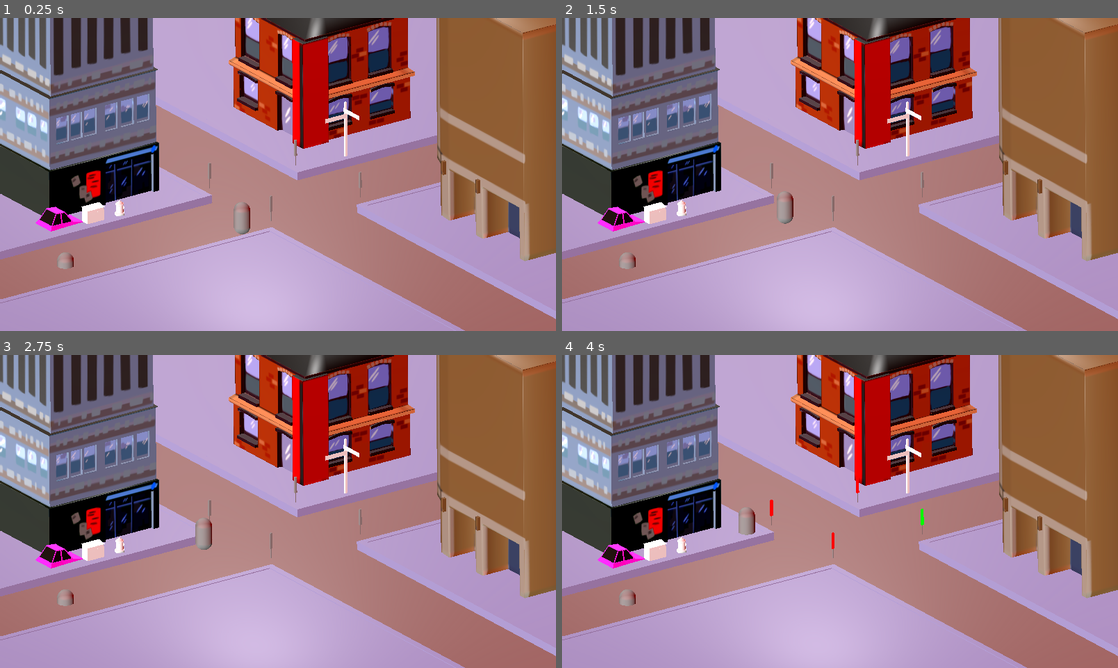
Above: before the commit, frames 1-4 (two rows, left to right).
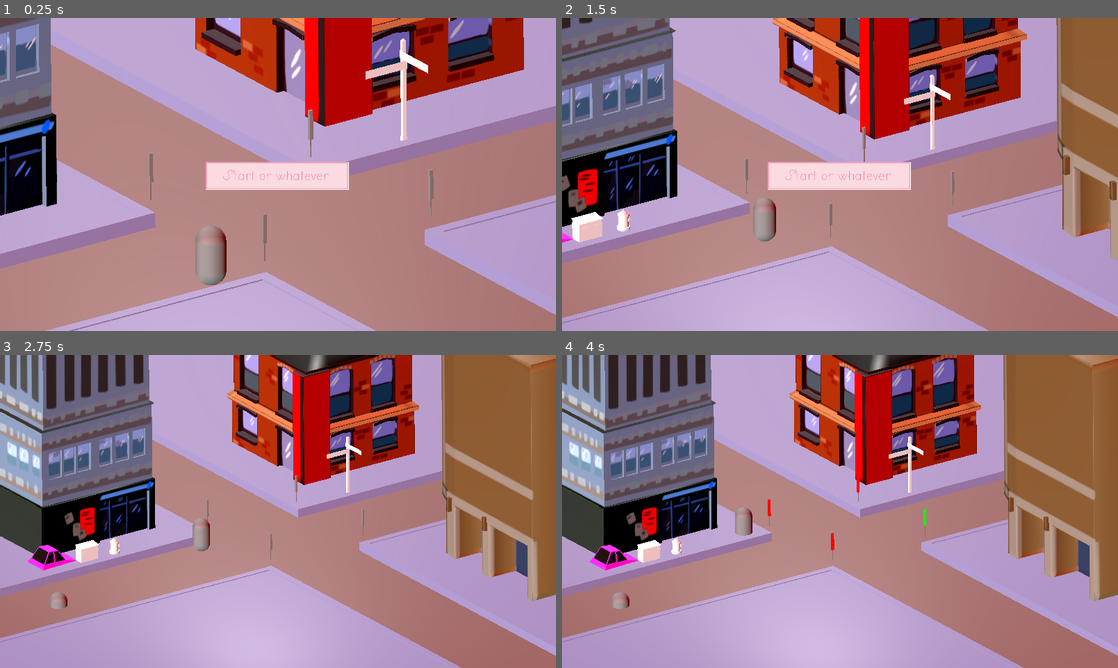
Above: after the commit, the same moments.

Repository: caizoryan/gamejam001
Game: Godot game, scene res://test_scene.tscn
Same seed, same stepped clock (60 frames per second), same inputs: the game is played once before the commit and once after it.
Inputs (mouse positions are in pixels of both pictures, inside the frame that each line leads up to):
- Up to frame 1 (0.25 s): no input
- Up to frame 2 (1.5 s): click (840, 174) at 0.52 s; tap Enter at 1.25 s; move the mouse to (962, 158) at 1.27 s; hold Right (key_right) from 1.28 s (still down); tap E at 1.35 s
- Up to frame 3 (2.75 s): move the mouse to (166, 527) at 2.02 s; release Right (key_right) at 2.03 s; hold Down (key_down) from 2.03 s (still down); click (166, 527) at 2.1 s; tap E at 2.3 s
- Up to frame 4 (4 s): move the mouse to (895, 442) at 2.77 s; release Down (key_down) at 2.78 s; hold Right (key_right) 2.78-3.53 s; tap E at 2.85, 3.8 s; move the mouse to (812, 574) at 3.52 s; hold Up (key_up) from 3.53 s (still down); tap 1 at 3.6 s

The runs differ from the first frame. In frame 1, 63% of the frame differs, in the area x 0-100%, y 0-100%; in frame 2, 47%; in frame 3, 19%; in frame 4, 19%.
Error before the commit: Cannot call method 'get_child' on a null value. (res://spawner.gd:42)

Commit message:
illustrator fuckin sucks

Diff:
--- a/car_properties.gd
+++ b/car_properties.gd
@@ -2,3 +2,13 @@
 class_name Car
 @export var speed: float = 5.0
 @export var patience: float = 1.0
+@export var horn: AudioStreamPlayer3D
+
+func play_audio():
+	horn.play()
+
+func _input(event: InputEvent) -> void:
+	if event is InputEventKey and event.is_released():
+		match event.keycode:
+			KEY_E:
+				play_audio()
--- a/pink_car.tscn
+++ b/pink_car.tscn
@@ -1,13 +1,18 @@
-[gd_scene load_steps=4 format=3 uid="uid://dy0ywsrfkq6bc"]
+[gd_scene load_steps=5 format=3 uid="uid://dy0ywsrfkq6bc"]
 
 [ext_resource type="Script" uid="uid://jy2tmm5wuvwm" path="res://car_properties.gd" id="1_ebywg"]
 [ext_resource type="PackedScene" uid="uid://cypjqtxwof0fw" path="res://assets/car_pink.glb" id="2_0p4vj"]
+[ext_resource type="AudioStream" uid="uid://csbep6n8ukw77" path="res://horn.mp3" id="2_7gadl"]
 
 [sub_resource type="BoxShape3D" id="BoxShape3D_7822p"]
 size = Vector3(1.36035, 1, 2.51997)
 
-[node name="Car" type="CharacterBody3D"]
+[node name="Car" type="CharacterBody3D" node_paths=PackedStringArray("horn")]
 script = ExtResource("1_ebywg")
+horn = NodePath("horn")
+
+[node name="horn" type="AudioStreamPlayer3D" parent="."]
+stream = ExtResource("2_7gadl")
 
 [node name="CollisionShape3D" type="CollisionShape3D" parent="."]
 transform = Transform3D(1, 0, 0, 0, 1, 0, 0, 0, 1, 0.0379429, 0.6035, -0.237667)
--- /dev/null
+++ b/start.gd
@@ -0,0 +1,25 @@
+extends Control
+
+@export var start_button : TextureButton
+@export var camera : Camera3D
+
+var pressed: bool = false
+
+func _ready():
+	start_button.pressed.connect(_on_press)
+
+func lerp(start: float, stop: float , amt: float) -> float:
+	return amt * (stop - start) + start
+
+func _process(delta: float) -> void:
+	if pressed:
+		camera.size += delta * 4.
+		if(camera.size > 18): done( )
+
+func done():
+	pressed = false
+	self.visible = false
+
+func _on_press():
+	print("pressed")
+	pressed = true
--- a/test_scene.tscn
+++ b/test_scene.tscn
@@ -8,7 +8,9 @@
 [ext_resource type="Script" uid="uid://c4os3vhaeqgol" path="res://pedestrian_follow.gd" id="7_buypi"]
 [ext_resource type="PackedScene" uid="uid://cktr3xk3eikwy" path="res://pedestrian.tscn" id="8_buypi"]
 [ext_resource type="PackedScene" uid="uid://dwrl5vgowu4sk" path="res://assets/testscene02.glb" id="8_njel3"]
+[ext_resource type="Script" uid="uid://cwyp1qopy50w4" path="res://start.gd" id="8_vr1i5"]
 [ext_resource type="Texture2D" uid="uid://dgs6i11kpxa5d" path="res://assets/testscene01_RGB.png" id="9_njel3"]
+[ext_resource type="Texture2D" uid="uid://buuchvchgrx2o" path="res://assets/buttons/start.png" id="9_rpuu0"]
 
 [sub_resource type="PlaneMesh" id="PlaneMesh_coq8p"]
 
@@ -50,7 +52,7 @@
 [node name="Camera" type="Camera3D" parent="."]
 transform = Transform3D(0.569906, -0.305161, 0.762944, -0.00635496, 0.926819, 0.375454, -0.821685, -0.218823, 0.526261, 23.5276, 13.923, 16.5398)
 projection = 1
-size = 18.589
+size = 10.0
 near = 1.927
 far = 869.15
 
@@ -92,8 +94,10 @@
 directional_shadow_split_1 = 0.223
 
 [node name="HorizontalRoad" parent="." instance=ExtResource("4_coq8p")]
+script = null
 
 [node name="VerticalRoad" parent="." instance=ExtResource("4_coq8p")]
+script = null
 
 [node name="Car" parent="." instance=ExtResource("1_ia1lp")]
 transform = Transform3D(1, 0, 0, 0, 1, 0, 0, 0, 1, -4.77724, 0, 13.0851)
@@ -130,6 +134,23 @@
 text = "YOU WON!"
 label_settings = SubResource("LabelSettings_buypi")
 
+[node name="start" type="Control" parent="." node_paths=PackedStringArray("start_button", "camera")]
+layout_mode = 3
+anchors_preset = 0
+offset_right = 40.0
+offset_bottom = 40.0
+script = ExtResource("8_vr1i5")
+start_button = NodePath("TextureButton")
+camera = NodePath("../Camera")
+
+[node name="TextureButton" type="TextureButton" parent="start"]
+layout_mode = 0
+offset_left = 708.0
+offset_top = 495.0
+offset_right = 1203.0
+offset_bottom = 591.0
+texture_normal = ExtResource("9_rpuu0")
+
 [node name="Scene" parent="." instance=ExtResource("8_njel3")]
 transform = Transform3D(1, 0, 0, 0, 1, 0, 0, 0, 1, 0.0598951, 0.17139, -0.115836)
 
Not shown, added: horn.mp3.import
Not shown, added: start.gd.uid
Not shown: 1 places in test_scene.tscn that only renumber resources
Not shown, changed: assets/buttons/source.ai
Not shown, added: horn.mp3
